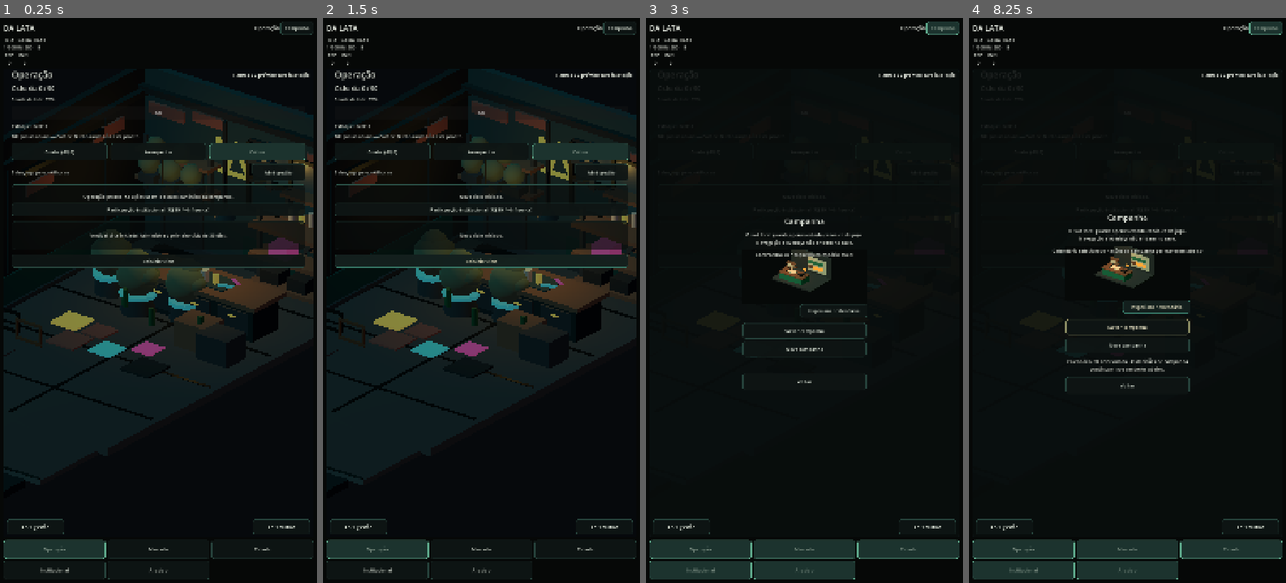
Above: before the commit, frames 1-4 (left to right).
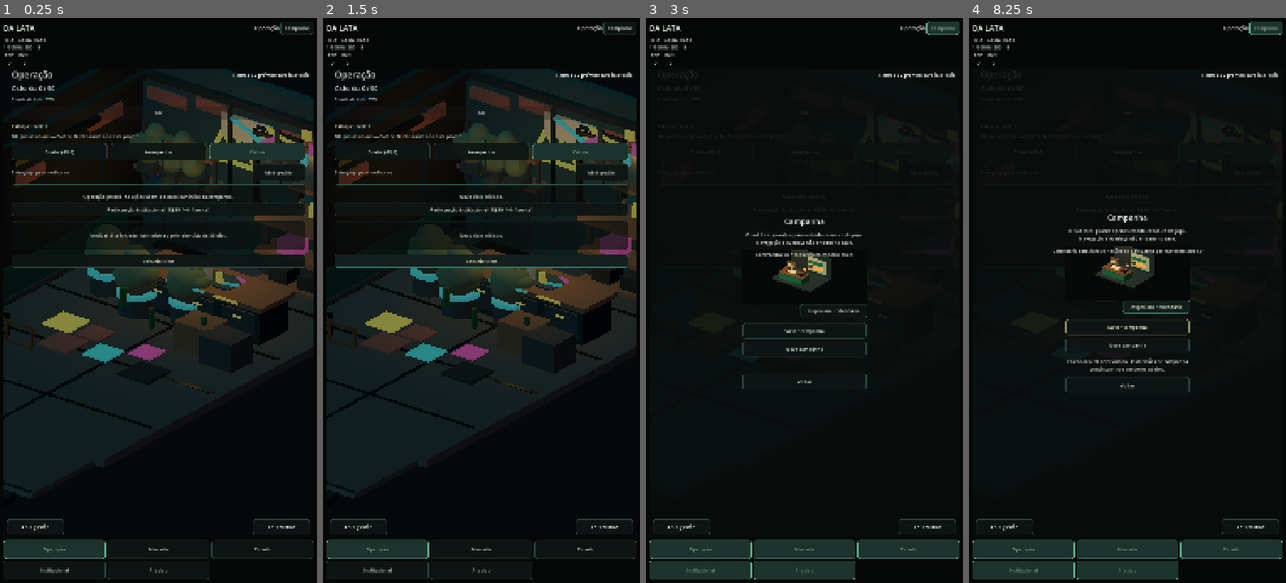
Above: after the commit, the same moments.

Repository: az1nn/growing-rio
Game: Godot game, scene res://scenes/shell/game_shell.tscn
Same seed, same stepped clock (60 frames per second), same inputs: the game is played once before the commit and once after it.
Inputs:
- Up to frame 1 (0.25 s): no input
- Up to frame 2 (1.5 s): click "Reiniciar ciclo" at 0.5 s; click "Reiniciar ciclo" at 1.25 s
- Up to frame 3 (3 s): click "Reiniciar ciclo" at 2 s; click "Campanha" at 2.75 s
- Up to frame 4 (8.25 s): click "Abrir gestão" at 3.5 s; click "Abrir cultivo" at 4.25 s; click "Cuidar (-R$5)" at 5 s; click "Avançar dia" at 5.75 s; click "Abrir gestão" at 6.5 s; click "Participação institucional (-…" at 7.25 s; click "Inspecionar calendário" at 8 s

The runs differ from the first frame. In frame 1, 7.8% of the frame differs, in the area x 1-99%, y 9-85%; in frame 2, 7.8%; in frame 3, less than 0.1%; in frame 4, less than 0.1%.

Commit message:
fix(012): strengthen Operation V1 visual read

Diff:
--- a/scenes/visual/operation_diorama.gd
+++ b/scenes/visual/operation_diorama.gd
@@ -19,7 +19,7 @@
 
 const V1_CAMERA_POSITION := Vector3(6.5, 5.4, 8.5)
 const V1_CAMERA_ROTATION := Vector3(-0.43, 0.66, 0.0)
-const V1_CAMERA_SIZE := 7.9
+const V1_CAMERA_SIZE := 7.35
 
 const V1_WORKBENCH_MATERIAL_ROLES := {
     "TileCounter": &"structural_dark",
@@ -191,8 +191,8 @@
     if environment == null:
         return
     environment.background_color = Color.from_string("#090D12", Color.BLACK)
-    environment.ambient_light_color = Color.from_string("#6A5D67", Color.WHITE)
-    environment.ambient_light_energy = 1.22
+    environment.ambient_light_color = Color.from_string("#776B70", Color.WHITE)
+    environment.ambient_light_energy = 1.38
 
 func _build_v1_dense_dressing() -> void:
     var world := $Viewport/World
@@ -226,11 +226,11 @@
     _add_box(dressing, "PendantCordA", Vector3(-0.75, 3.63, -1.0), Vector3(0.04, 1.05, 0.04), &"structural_dark")
     _add_cylinder(dressing, "WarmPendantA", Vector3(-0.75, 3.12, -1.0), 0.12, 0.30, 0.22, &"painted_metal")
     _add_sphere(dressing, "WarmBulbA", Vector3(-0.75, 2.98, -1.0), 0.09, &"accent_amber")
-    _add_point_light(dressing, "WarmPendantLightA", Vector3(-0.75, 2.88, -1.0), &"accent_amber", 2.1, 3.8)
+    _add_point_light(dressing, "WarmPendantLightA", Vector3(-0.75, 2.88, -1.0), &"accent_amber", 2.6, 4.1)
     _add_box(dressing, "PendantCordB", Vector3(1.48, 3.72, -0.72), Vector3(0.04, 1.22, 0.04), &"structural_dark")
     _add_cylinder(dressing, "WarmPendantB", Vector3(1.48, 3.13, -0.72), 0.12, 0.30, 0.22, &"painted_metal")
     _add_sphere(dressing, "WarmBulbB", Vector3(1.48, 2.99, -0.72), 0.09, &"accent_amber")
-    _add_point_light(dressing, "WarmPendantLightB", Vector3(1.48, 2.90, -0.72), &"accent_amber", 1.85, 3.4)
+    _add_point_light(dressing, "WarmPendantLightB", Vector3(1.48, 2.90, -0.72), &"accent_amber", 2.3, 3.8)
 
     # Back-wall growing rack: abstract silhouettes only; no operational cultivation detail.
     _add_box(dressing, "PlantRackTop", Vector3(-2.05, 2.78, -3.34), Vector3(2.35, 0.10, 0.55), &"repaired_wood")
@@ -279,6 +279,27 @@
     _add_box(dressing, "EntryStepTop", Vector3(-2.70, -0.05, 4.15), Vector3(1.75, 0.18, 0.82), &"worn_concrete")
     _add_box(dressing, "EntryStepMid", Vector3(-2.78, -0.18, 4.70), Vector3(1.95, 0.22, 0.86), &"brick_coral")
     _add_box(dressing, "EntryStepLow", Vector3(-2.86, -0.34, 5.28), Vector3(2.15, 0.24, 0.90), &"worn_concrete")
+
+    # Revision 3: physical wall art and blocky accents push the room from low-poly
+    # blockout toward the locked Pixel Art x Graffiti x Urban Diorama target.
+    _add_box(dressing, "MuralPlasterA", Vector3(-0.30, 3.55, -3.70), Vector3(1.55, 0.62, 0.055), &"off_white")
+    _add_box(dressing, "MuralPlasterB", Vector3(1.20, 3.68, -3.69), Vector3(1.05, 0.42, 0.055), &"brick_coral")
+    _add_box(dressing, "GraffitiRibbonCyan", Vector3(-0.15, 3.56, -3.62), Vector3(1.25, 0.11, 0.055), &"accent_cyan", Vector3(0.0, 0.0, -0.42))
+    _add_box(dressing, "GraffitiRibbonMagenta", Vector3(0.35, 3.48, -3.61), Vector3(1.05, 0.11, 0.055), &"accent_magenta", Vector3(0.0, 0.0, 0.55))
+    _add_box(dressing, "GraffitiRibbonAmber", Vector3(0.82, 3.72, -3.60), Vector3(0.92, 0.12, 0.055), &"accent_amber", Vector3(0.0, 0.0, -0.24))
+    _add_box(dressing, "GraffitiPixelCyan", Vector3(1.42, 3.35, -3.60), Vector3(0.30, 0.30, 0.055), &"accent_cyan")
+    _add_box(dressing, "GraffitiPixelMagenta", Vector3(1.78, 3.65, -3.60), Vector3(0.28, 0.28, 0.055), &"accent_magenta")
+    _add_box(dressing, "GraffitiPixelAmber", Vector3(1.55, 3.98, -3.60), Vector3(0.24, 0.24, 0.055), &"accent_amber")
+
+    # Boxy foliage clusters deliberately break the smooth-orb silhouette.
+    _add_box(dressing, "PixelFoliageA", Vector3(-2.88, 2.72, -2.96), Vector3(0.42, 0.42, 0.42), &"foliage_muted")
+    _add_box(dressing, "PixelFoliageB", Vector3(-2.36, 2.90, -2.98), Vector3(0.46, 0.38, 0.40), &"foliage_muted")
+    _add_box(dressing, "PixelFoliageC", Vector3(-1.82, 2.76, -2.96), Vector3(0.40, 0.46, 0.38), &"foliage_muted")
+    _add_box(dressing, "PixelFoliageD", Vector3(-1.30, 2.92, -2.98), Vector3(0.38, 0.38, 0.44), &"foliage_muted")
+
+    # Foreground accents improve hotspot hierarchy without changing semantics.
+    _add_box(dressing, "WorkbenchEdgeCyan", Vector3(0.55, 1.02, -0.18), Vector3(1.15, 0.055, 0.055), &"accent_cyan")
+    _add_box(dressing, "WorkbenchEdgeAmber", Vector3(1.78, 1.02, -0.18), Vector3(0.72, 0.055, 0.055), &"accent_amber")
 
 func _add_box(
     parent: Node3D,
@@ -384,10 +405,10 @@
     var cyan := V1MaterialVocabulary.make_standard(&"accent_cyan")
     var amber := V1MaterialVocabulary.make_standard(&"accent_amber")
     cool_key.light_color = cyan.albedo_color
-    cool_key.light_energy = 1.08
+    cool_key.light_energy = 1.16
     warm_practical.light_color = amber.albedo_color
-    warm_practical.light_energy = 2.35
-    warm_practical.omni_range = 6.2
+    warm_practical.light_energy = 2.8
+    warm_practical.omni_range = 6.8
 
 func activate_primary_object() -> void:
     activation_count += 1
